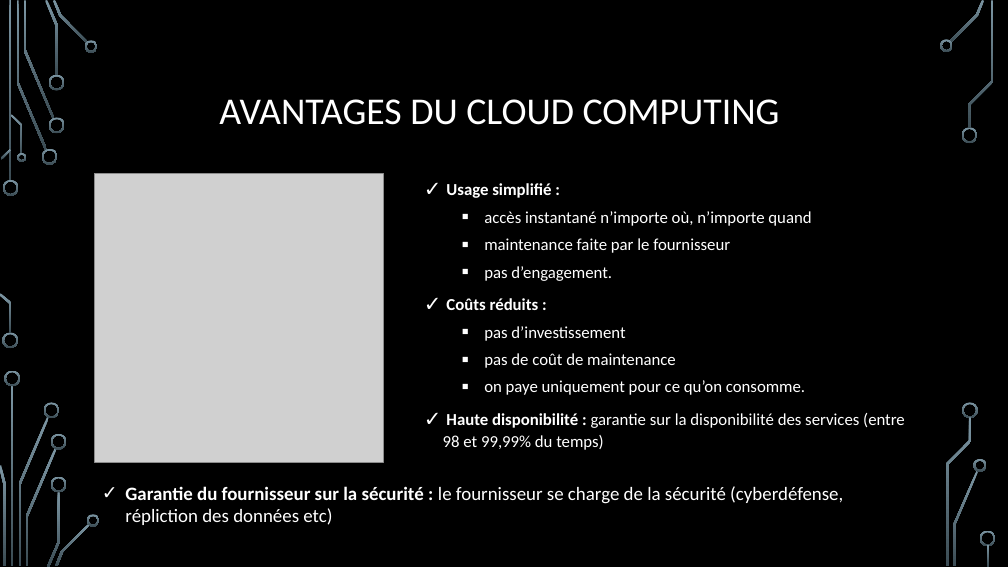
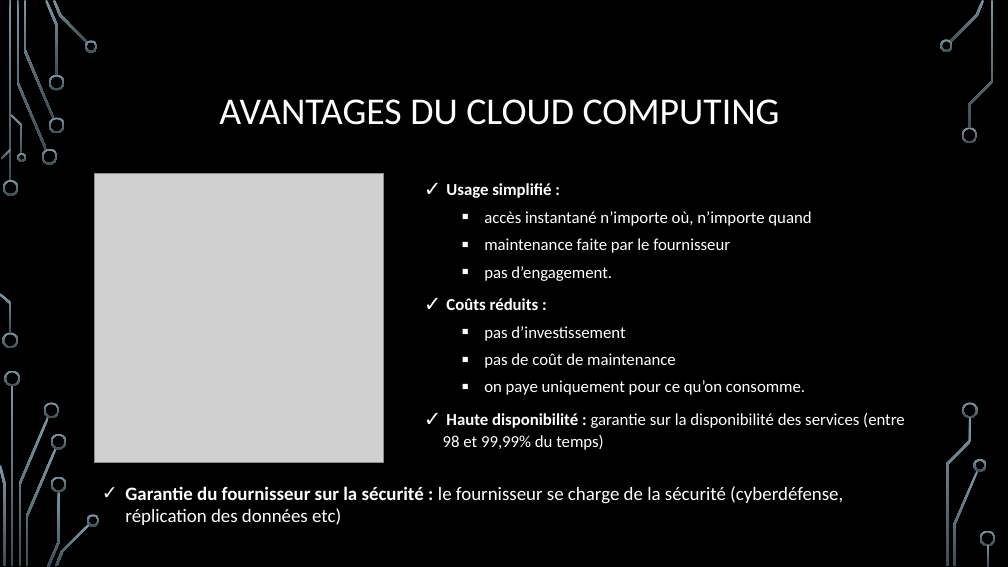
Before and after one commit to CorleoneDany/Cloud-Computing, a slide deck: slide 23 of Cloud Computing - F.pptx. Drawn at 1008x567 pixels with LibreOffice and Linux fonts; fonts in the diff are those of the drawing; grey boxes stand for pictures; background and template pictures are left out. Boxes give left, top, right and bottom in pixels: in the first picture for what was removed or moved away, otherwise in the second. Text is boxed around its words. In the diff, an @@ line names an element or a change of style, - is before the commit and + after.

```diff
--- a/Cloud Computing - F.pptx
+++ b/Cloud Computing - F.pptx
@@ text at (125, 486, 843, 525): text changed @@
-✓ Garantie du fournisseur sur la sécurité : le fournisseur se charge de la sécurité (cyberdéfense, répliction des données etc)
+✓ Garantie du fournisseur sur la sécurité : le fournisseur se charge de la sécurité (cyberdéfense, réplication des données etc)
```
Also in this commit, not shown: 2 other slides changed.
